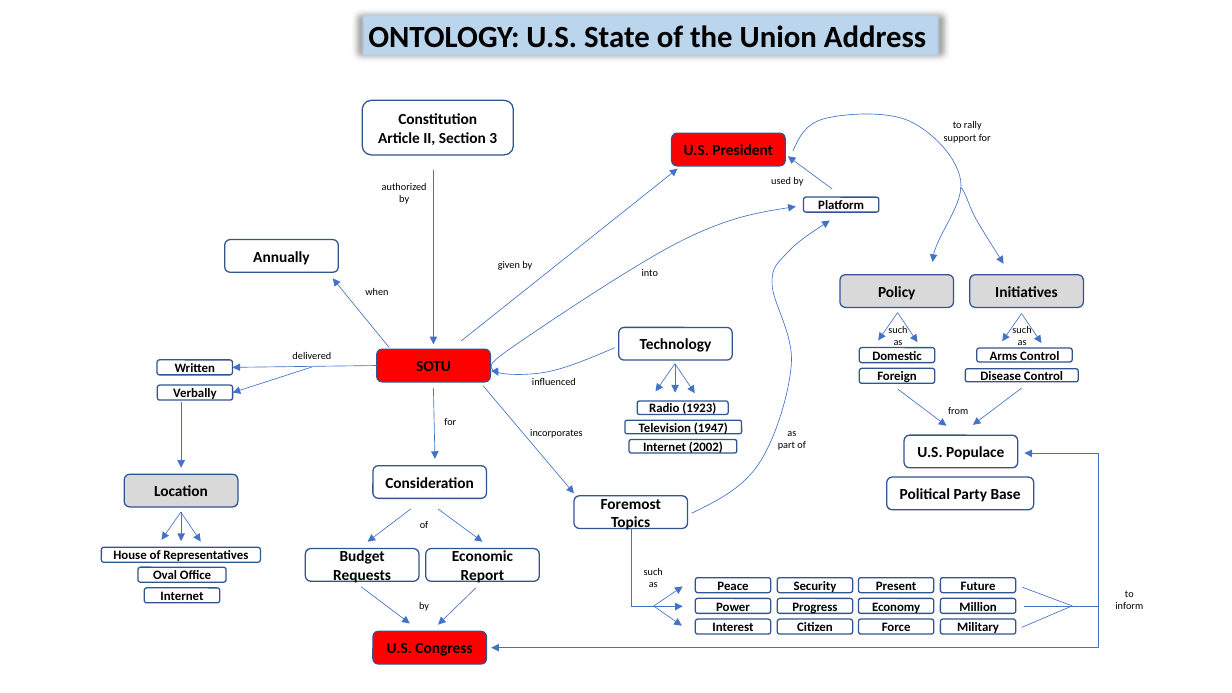
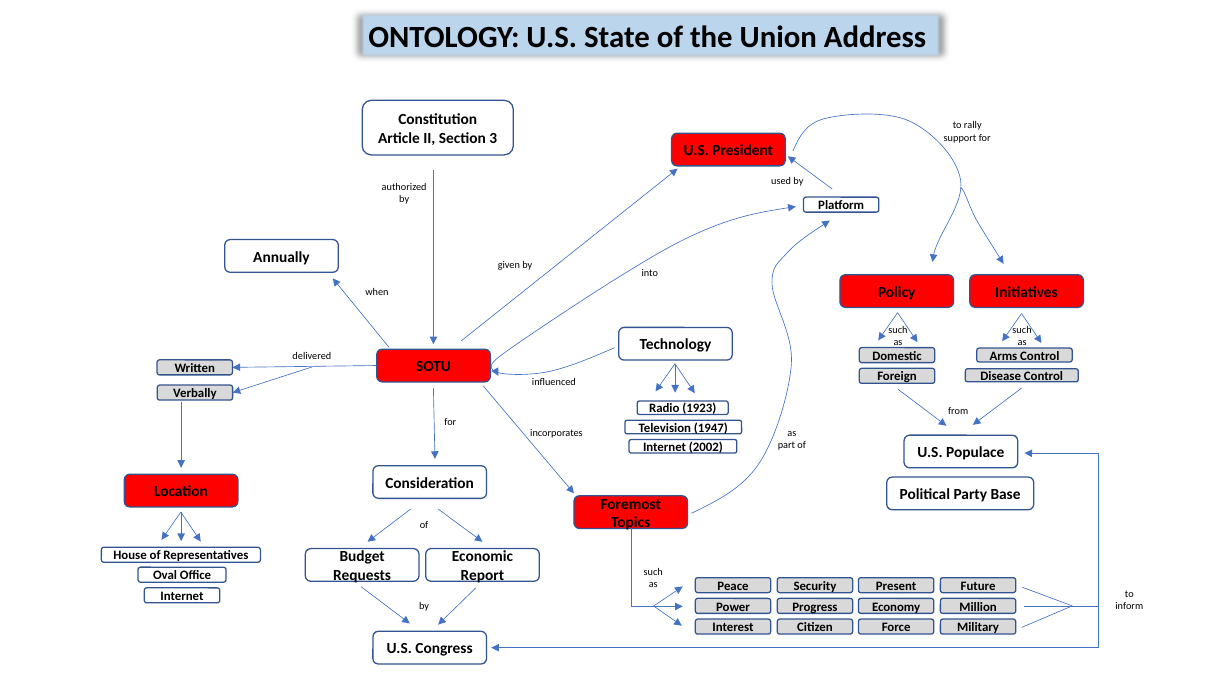
Before and after one commit to ksenluu/NU_453_NLP, a slide deck: slide 1 of SOTU Ontology.pptx. Drawn at 1232x693 pixels with LibreOffice and Linux fonts; fonts in the diff are those of the drawing. Boxes give left, top, right and bottom in pixels: in the first picture for what was removed or moved away, otherwise in the second. Text is boxed around its words. In the diff, an @@ line names an element or a change of style, - is before the commit and + after.

Commit message:
Minor modifications made; added via upload

```diff
--- a/SOTU Ontology.pptx
+++ b/SOTU Ontology.pptx
@@ fill #D9D9D9 to #FF0000 in 3 elements at <box>125,474,238,506</box>, <box>840,274,954,307</box>, <box>970,274,1084,307</box> @@
@@ rounded rectangle "Foremost" at <box>574,496,688,529</box>: fill none to #FF0000 @@
@@ fill none to #D9D9D9 in 18 elements at <box>860,348,935,362</box>, <box>860,369,935,384</box>, <box>966,369,1079,382</box>, <box>977,348,1072,362</box>, <box>157,385,233,400</box>, <box>157,360,233,375</box>, <box>696,599,772,614</box>, <box>696,578,772,592</box>, <box>696,619,772,634</box>, <box>777,599,853,614</box>, <box>777,578,853,592</box>, <box>777,619,853,634</box>, <box>859,599,934,614</box>, <box>859,578,934,592</box>, <box>859,619,934,634</box>, <box>941,599,1017,614</box>, <box>941,578,1017,592</box>, <box>941,619,1017,634</box> @@
@@ rounded rectangle "U.S. Congress" at <box>373,631,487,664</box>: fill #FF0000 to none @@
```
